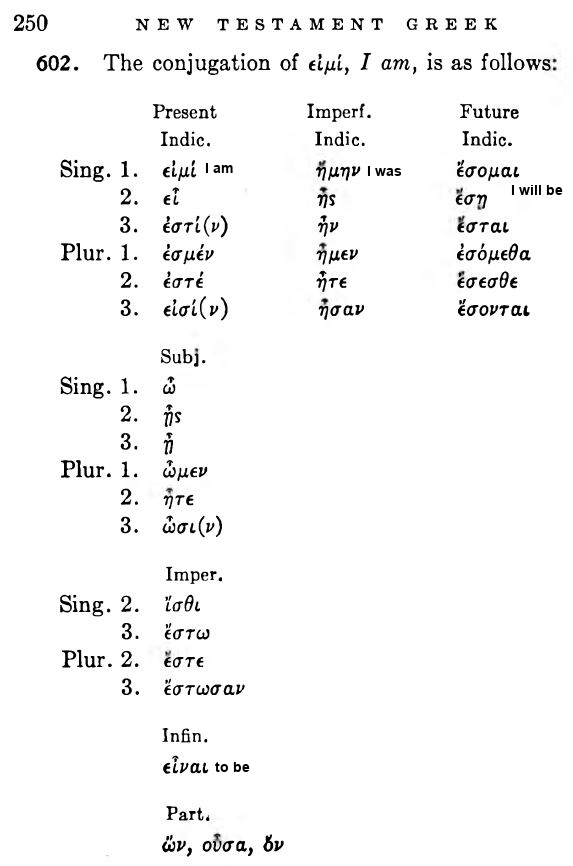
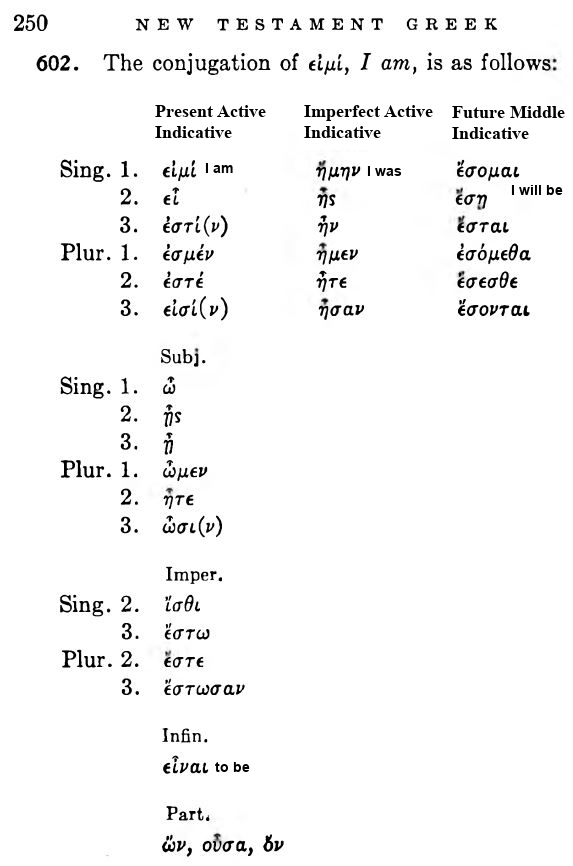
Comparing the layer stacks of the two 573x866 images. Changes:
added layer "Present Active ..." above "Imperfect Active ..." over [155, 105, 266, 138]
added layer "Imperfect Active ..." above "Future Middle ..." over [304, 105, 433, 138]
added layer "Future Middle ..." above "eiui_img.JPG" over [452, 106, 565, 139]
painted on "eiui_img.JPG" over [152, 96, 520, 154]
